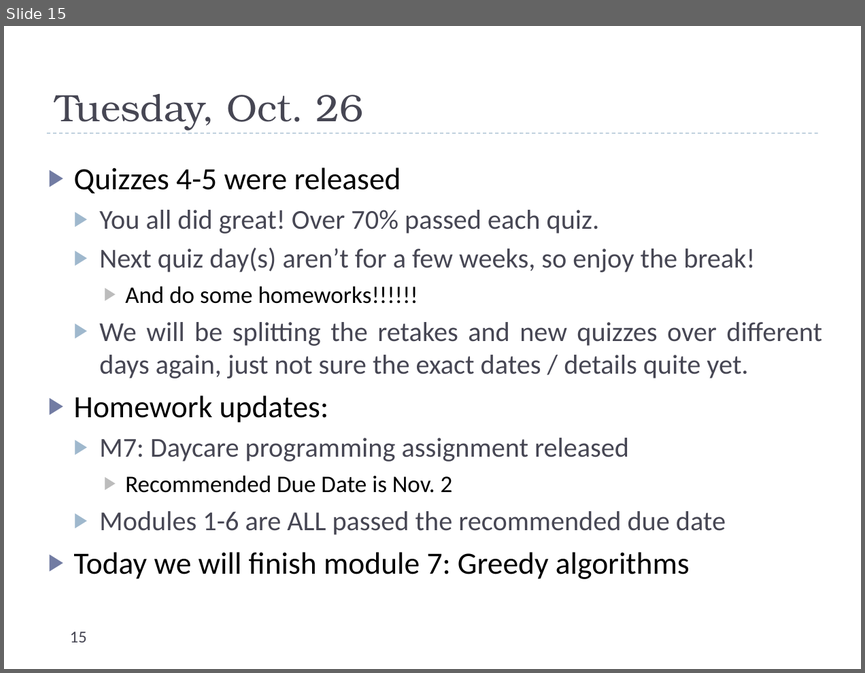
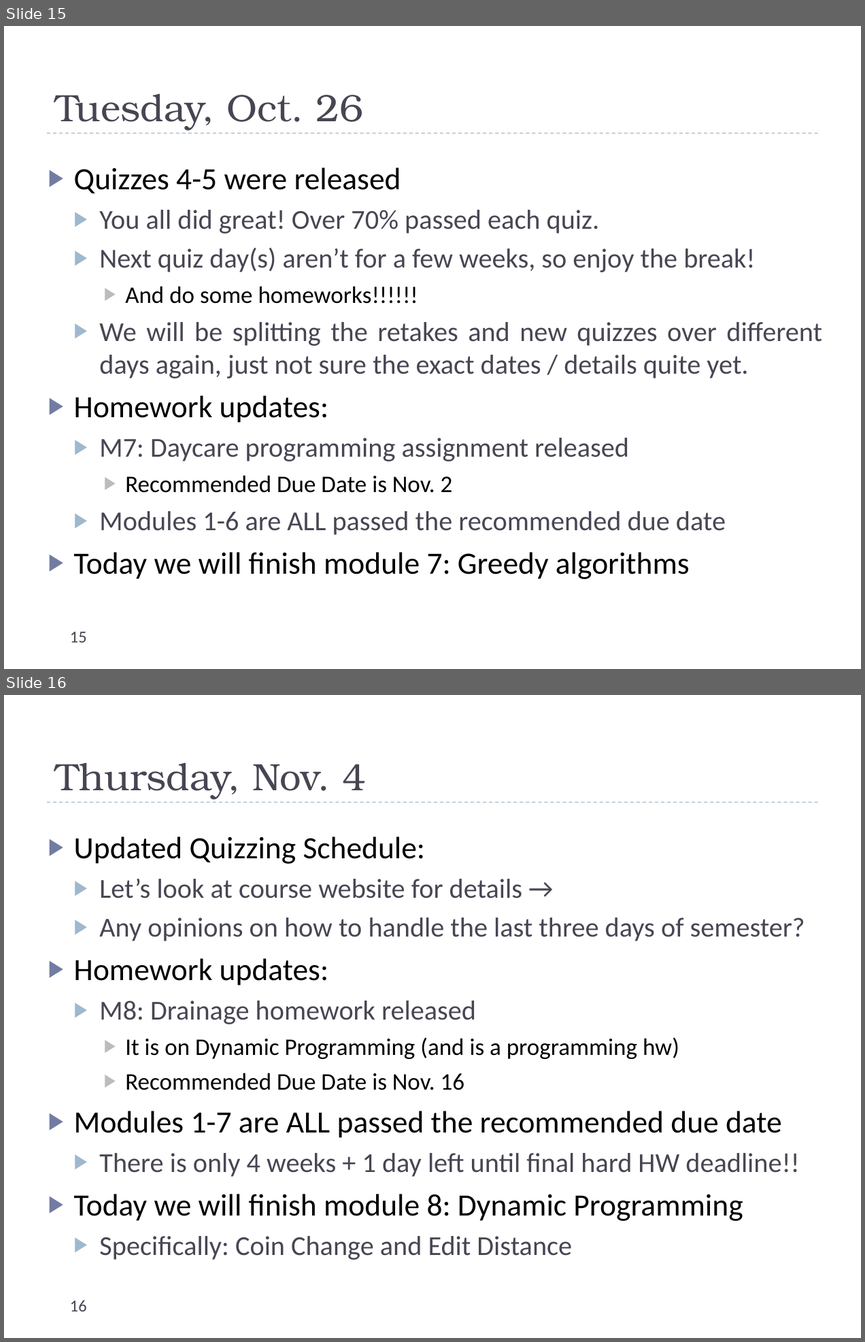
Before and after one commit to uva-cs/cs4102-f21, a slide deck: slides/dailyannouncements_mf.pptx. Shown one above the other, each under a label of ours: slide 15 before the commit, slides 15 and 16 after it. The pictures are 865x673 and 865x1342 pixels, drawn with LibreOffice and Linux fonts; fonts in the diff are those of the drawing. Boxes give left, top, right and bottom in pixels: in the first picture for what was removed or moved away, otherwise in the second. Text is boxed around its words. In the diff, an @@ line names an element or a change of style, - is before the commit and + after.

```diff
--- a/slides/dailyannouncements_mf.pptx
+++ b/slides/dailyannouncements_mf.pptx
@@ slide 16 added at (x1=4, y1=695, x2=861, y2=1338), background #FFFFFF; not listed: 1 template element that a slide beside it also shows @@
@@ title added at (x1=55, y1=763, x2=366, y2=799), 32 pt, text #464653 @@
+Thursday, Nov. 4
@@ text added at (x1=74, y1=836, x2=805, y2=1259), 23 pt, text #464653 @@
+▶ Updated Quizzing Schedule:
+  ▶ Let’s look at course website for details →
+  ▶ Any opinions on how to handle the last three days of semester?
+▶ Homework updates:
+  ▶ M8: Drainage homework released
+    ▶ It is on Dynamic Programming (and is a programming hw)
+    ▶ Recommended Due Date is Nov. 16
+▶ Modules 1-7 are ALL passed the recommended due date
+  ▶ There is only 4 weeks + 1 day left until final hard HW deadline!!
+▶ Today we will finish module 8: Dynamic Programming
+  ▶ Specifically: Coin Change and Edit Distance
@@ page number added at (x1=70, y1=1300, x2=87, y2=1311), 14 pt, text #464653 @@
+16
```
Also in this commit, not shown: 1 other file.
